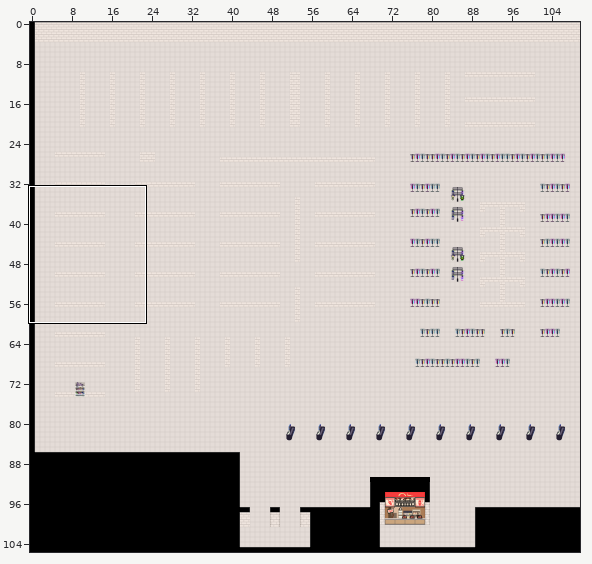
One commit to this Tiled map: assets/data/walmartReal.tmx. Above, an overview of the earlier version with the close-up marked.
Close-up. As it was:
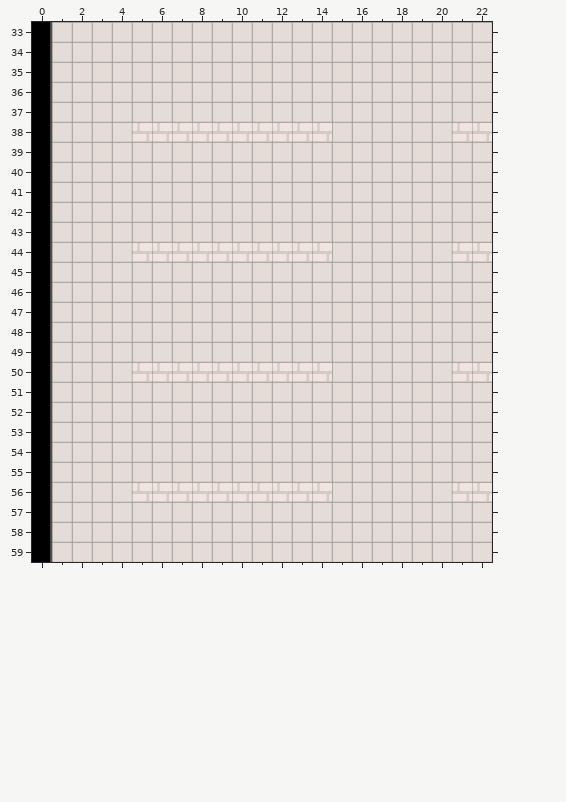
Cells are 32x32 px. Shown: x 0..22, y 33..59. The commit also changed other parts of the map, which this record leaves out.
The same view after the edit:
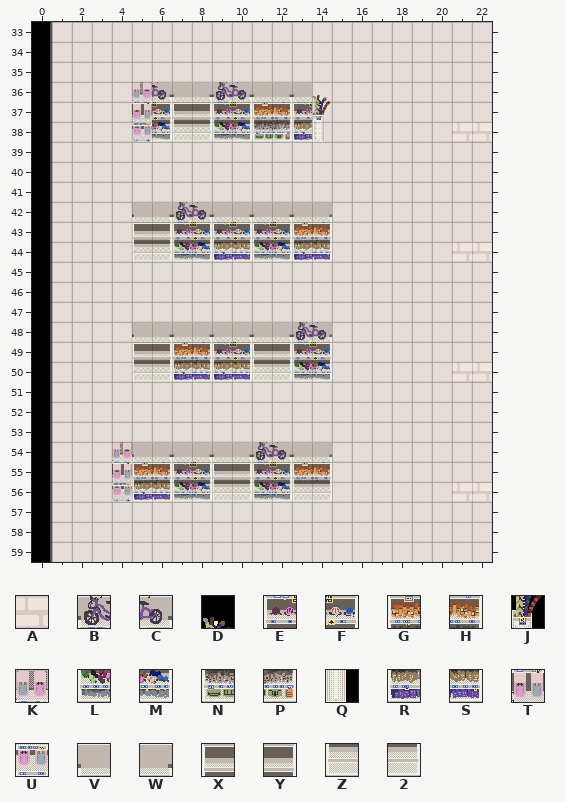
Key: from "TilesOnly": A 2; from "tileset": B 41, C 42, D 45, E 73, F 74, G 75, H 76, J 77, K 100, L 105, M 106, N 107, P 108, Q 109, R 110, S 111, T 132, U 164, V 387, W 388, X 419, Y 420, Z 451, 2 452.
_ is an empty cell, . an unchanged one.
Diff:
--- layer "Foreground"
@@ x 14..14 @@
-38 A
+38 _
--- layer "ForegroundObjects"
@@ x 5..14 @@
-36 __________
-37 __________
-38 __________
+36 KCVWBCVWVD
+37 TFXYEFGHEJ
+38 UMZ2LMNPRQ
@@ x 5..14 @@
-42 __________
-43 __________
-44 __________
+42 VWBCVWVWVW
+43 XYEFEFEFGH
+44 Z2LMRSLMRS
@@ x 5..14 @@
-48 __________
-49 __________
-50 __________
+48 VWVWVWVWBC
+49 XYGHEFXYEF
+50 Z2RSRSZ2LM
@@ x 4..14 @@
-54 ___________
-55 ___________
-56 ___________
+54 KVWVWVWBCVW
+55 TGHEFXYEFGH
+56 URSLMZ2LMZ2
Changed places in both close-ups, as pixel boxes (x1, y1, x2, y2):
changed: (132, 82, 332, 142)
added: (132, 202, 332, 262)
added: (132, 322, 332, 382)
added: (112, 442, 332, 502)
